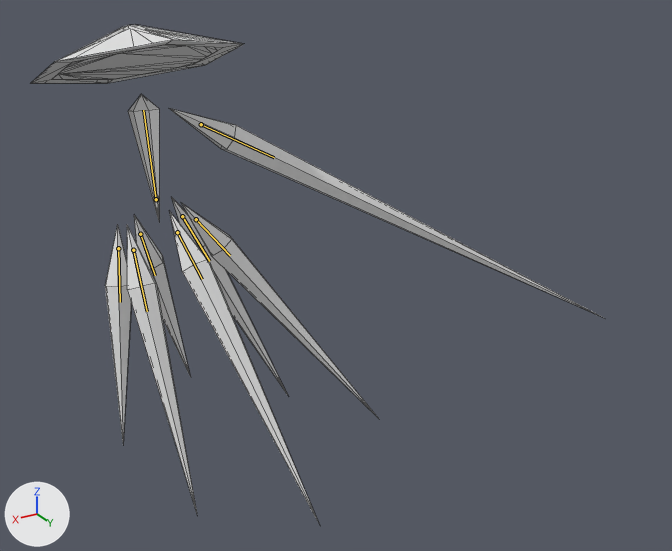
One commit to the glTF model glb_imports/Clarity.glb: the scene before it, then after it.
Rendered twice from a 50 mm lens placed at (19.7, 55.5, 23.9), pointed at (-12.6, 1.7, -3.0). The axes (+X, +Y, +Z) are drawn at lower left. The lights are the same throughout. The first picture is the older version. Both versions are drawn at frame 0 of the action 'DoubleSliceForwardImmediate'; the numbers are the values there. The bones that change, and the others that lie on the model, are drawn over the model as lines. Mesh edges are drawn as thin lines.

In view in the first picture: 'Arm', 'BackLeft', 'BackRight', 'Center', 'FrontLeft', 'FrontRight', 'Hat', 'MiddleLeft', 'MiddleRight'.
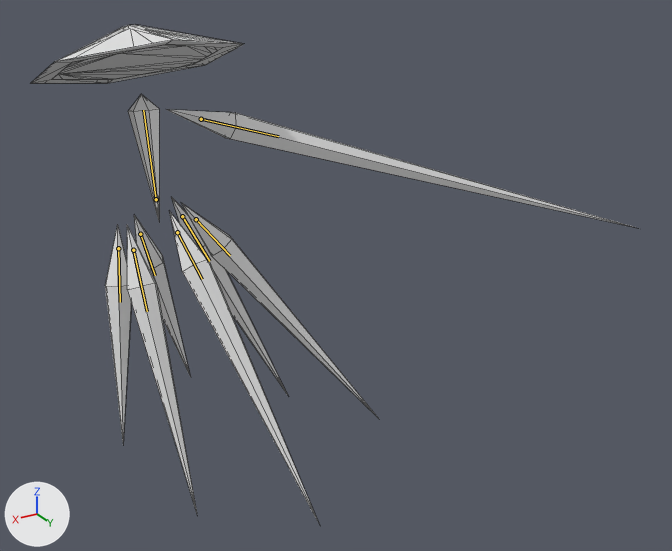
What differs and where, as boxes (x1, y1, x2, y2) in the pictures (672 x 551 px):
'Arm', posed (9% wider, 43% shorter): before (169, 108, 604, 318); after (166, 109, 640, 229)
bone 'Arm', root to tip: before (201, 124) to (274, 157); after (201, 119) to (278, 136)

The change in detail:
Bone 'Arm' (bone_arm) moves from (0.0, 0.0, 0.0) to (0.32, -0.21, -0.07).
Bone 'Arm' (bone_arm) turns from (0, 0, -4) to (-2, 1, -15) degrees about its own x, y and z.
